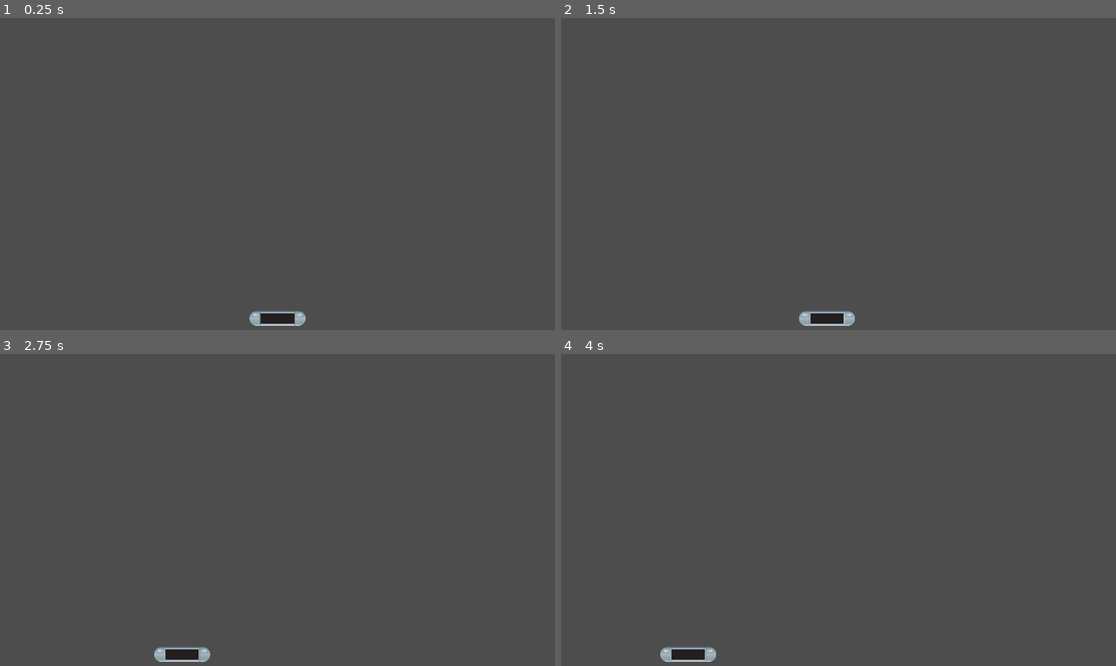
Above: before the commit, frames 1-4 (two rows, left to right).
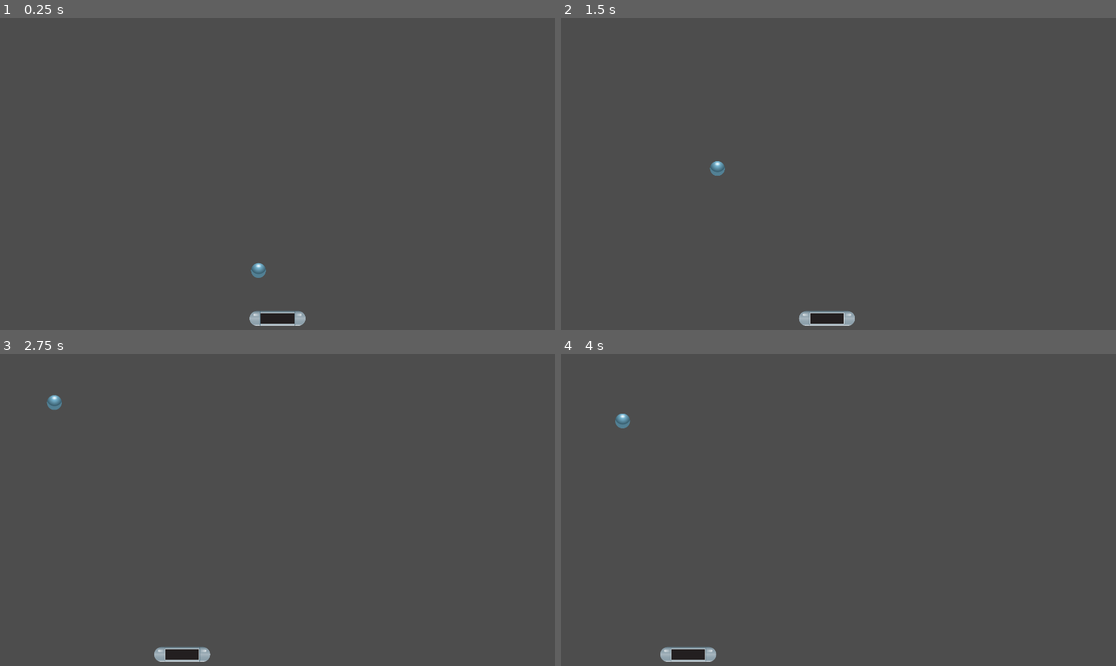
Above: after the commit, the same moments.

Repository: Flapx24/breakout-game
Game: Godot game, scene res://main_scene.tscn
Same seed, same stepped clock (60 frames per second), same inputs: the game is played once before the commit and once after it. The project has no main scene, so this scene is started directly.
Inputs:
- Up to frame 1 (0.25 s): no input
- Up to frame 2 (1.5 s): tap D (move_rigth) at 0.6, 1.35 s; hold A (move_left) from 1.28 s (still down)
- Up to frame 3 (2.75 s): release A (move_left) at 2.03 s; tap D (move_rigth) at 2.1 s
- Up to frame 4 (4 s): tap D (move_rigth) at 2.85, 3.6 s; hold A (move_left) from 3.53 s (still down)

The runs differ from the first frame. In frame 1, 0.1% of the frame differs, in the area x 45-48%, y 78-84%; in frame 2, 0.1%; in frame 3, 0.1%; in frame 4, 0.1%.

Commit message:
Added random initial ball direction and Level 2

Diff:
--- a/ball/ball.gd
+++ b/ball/ball.gd
@@ -2,10 +2,9 @@
 
 var speed = 400
 
-# Dirección de movimiento inicial
-var direction = Vector2(1, -1)
-
 func _ready():
+	var direction_x = [-1, 1].pick_random()
+	var direction = Vector2(direction_x, -1)
 	linear_velocity = direction.normalized() * speed
 
 func _physics_process(delta):
--- a/levels/level1.tscn
+++ b/levels/level1.tscn
@@ -1,8 +1,7 @@
-[gd_scene load_steps=4 format=3 uid="uid://cfeveg7plto18"]
+[gd_scene load_steps=3 format=3 uid="uid://cfeveg7plto18"]
 
 [ext_resource type="PackedScene" uid="uid://ci453e7neocf" path="res://main_scene.tscn" id="1_b3oru"]
 [ext_resource type="PackedScene" uid="uid://0qmyiffywqvo" path="res://brick/brick.tscn" id="2_ua5ty"]
-[ext_resource type="PackedScene" uid="uid://bfdjed5vuxpgw" path="res://ball/ball.tscn" id="3_61w3m"]
 
 [node name="Level1" type="Node2D"]
 
@@ -169,6 +168,3 @@
 
 [node name="Brick63" parent="." instance=ExtResource("2_ua5ty")]
 position = Vector2(816, -456)
-
-[node name="RigidBody2D" parent="." instance=ExtResource("3_61w3m")]
-position = Vector2(0, 400)
--- /dev/null
+++ b/levels/level2.tscn
@@ -0,0 +1,320 @@
+[gd_scene load_steps=3 format=3 uid="uid://beoivltvavxxe"]
+
+[ext_resource type="PackedScene" uid="uid://ci453e7neocf" path="res://main_scene.tscn" id="1_p1d34"]
+[ext_resource type="PackedScene" uid="uid://0qmyiffywqvo" path="res://brick/brick.tscn" id="1_raxm7"]
+
+[node name="Level2" type="Node2D"]
+
+[node name="Main scene" parent="." instance=ExtResource("1_p1d34")]
+
+[node name="Brick" parent="." instance=ExtResource("1_raxm7")]
+position = Vector2(130, -63)
+scale = Vector2(0.6, 0.6)
+
+[node name="Brick2" parent="." instance=ExtResource("1_raxm7")]
+position = Vector2(-130, -63)
+scale = Vector2(0.6, 0.6)
+
+[node name="Brick3" parent="." instance=ExtResource("1_raxm7")]
+position = Vector2(130, -113)
+scale = Vector2(0.6, 0.6)
+
+[node name="Brick4" parent="." instance=ExtResource("1_raxm7")]
+position = Vector2(130, -163)
+scale = Vector2(0.6, 0.6)
+
+[node name="Brick5" parent="." instance=ExtResource("1_raxm7")]
+position = Vector2(130, -213)
+scale = Vector2(0.6, 0.6)
+
+[node name="Brick6" parent="." instance=ExtResource("1_raxm7")]
+position = Vector2(130, -263)
+scale = Vector2(0.6, 0.6)
+
+[node name="Brick7" parent="." instance=ExtResource("1_raxm7")]
+position = Vector2(130, -313)
+scale = Vector2(0.6, 0.6)
+
+[node name="Brick8" parent="." instance=ExtResource("1_raxm7")]
+position = Vector2(130, -363)
+scale = Vector2(0.6, 0.6)
+
+[node name="Brick9" parent="." instance=ExtResource("1_raxm7")]
+position = Vector2(130, -413)
+scale = Vector2(0.6, 0.6)
+
+[node name="Brick10" parent="." instance=ExtResource("1_raxm7")]
+position = Vector2(130, -463)
+scale = Vector2(0.6, 0.6)
+
+[node name="Brick11" parent="." instance=ExtResource("1_raxm7")]
+position = Vector2(-130, -113)
+scale = Vector2(0.6, 0.6)
+
+[node name="Brick12" parent="." instance=ExtResource("1_raxm7")]
+position = Vector2(-130, -163)
+scale = Vector2(0.6, 0.6)
+
+[node name="Brick13" parent="." instance=ExtResource("1_raxm7")]
+position = Vector2(-130, -213)
+scale = Vector2(0.6, 0.6)
+
+[node name="Brick14" parent="." instance=ExtResource("1_raxm7")]
+position = Vector2(-130, -263)
+scale = Vector2(0.6, 0.6)
+
+[node name="Brick15" parent="." instance=ExtResource("1_raxm7")]
+position = Vector2(-130, -313)
+scale = Vector2(0.6, 0.6)
+
+[node name="Brick16" parent="." instance=ExtResource("1_raxm7")]
+position = Vector2(-130, -363)
+scale = Vector2(0.6, 0.6)
+
+[node name="Brick17" parent="." instance=ExtResource("1_raxm7")]
+position = Vector2(-130, -413)
+scale = Vector2(0.6, 0.6)
+
+[node name="Brick18" parent="." instance=ExtResource("1_raxm7")]
+position = Vector2(-130, -463)
+scale = Vector2(0.6, 0.6)
+
+[node name="Brick19" parent="." instance=ExtResource("1_raxm7")]
+position = Vector2(-257, -463)
+scale = Vector2(0.6, 0.6)
+
+[node name="Brick20" parent="." instance=ExtResource("1_raxm7")]
+position = Vector2(-384, -463)
+scale = Vector2(0.6, 0.6)
+
+[node name="Brick21" parent="." instance=ExtResource("1_raxm7")]
+position = Vector2(-511, -463)
+scale = Vector2(0.6, 0.6)
+
+[node name="Brick22" parent="." instance=ExtResource("1_raxm7")]
+position = Vector2(-638, -463)
+scale = Vector2(0.6, 0.6)
+
+[node name="Brick23" parent="." instance=ExtResource("1_raxm7")]
+position = Vector2(-765, -463)
+scale = Vector2(0.6, 0.6)
+
+[node name="Brick24" parent="." instance=ExtResource("1_raxm7")]
+position = Vector2(-892, -463)
+scale = Vector2(0.6, 0.6)
+
+[node name="Brick31" parent="." instance=ExtResource("1_raxm7")]
+position = Vector2(257, -463)
+scale = Vector2(0.6, 0.6)
+
+[node name="Brick32" parent="." instance=ExtResource("1_raxm7")]
+position = Vector2(384, -463)
+scale = Vector2(0.6, 0.6)
+
+[node name="Brick33" parent="." instance=ExtResource("1_raxm7")]
+position = Vector2(511, -463)
+scale = Vector2(0.6, 0.6)
+
+[node name="Brick34" parent="." instance=ExtResource("1_raxm7")]
+position = Vector2(638, -463)
+scale = Vector2(0.6, 0.6)
+
+[node name="Brick35" parent="." instance=ExtResource("1_raxm7")]
+position = Vector2(765, -463)
+scale = Vector2(0.6, 0.6)
+
+[node name="Brick36" parent="." instance=ExtResource("1_raxm7")]
+position = Vector2(892, -463)
+scale = Vector2(0.6, 0.6)
+
+[node name="Brick223" parent="." instance=ExtResource("1_raxm7")]
+position = Vector2(257, -413)
+scale = Vector2(0.6, 0.6)
+
+[node name="Brick225" parent="." instance=ExtResource("1_raxm7")]
+position = Vector2(511, -413)
+scale = Vector2(0.6, 0.6)
+
+[node name="Brick227" parent="." instance=ExtResource("1_raxm7")]
+position = Vector2(765, -413)
+scale = Vector2(0.6, 0.6)
+
+[node name="Brick230" parent="." instance=ExtResource("1_raxm7")]
+position = Vector2(384, -363)
+scale = Vector2(0.6, 0.6)
+
+[node name="Brick232" parent="." instance=ExtResource("1_raxm7")]
+position = Vector2(638, -363)
+scale = Vector2(0.6, 0.6)
+
+[node name="Brick234" parent="." instance=ExtResource("1_raxm7")]
+position = Vector2(892, -363)
+scale = Vector2(0.6, 0.6)
+
+[node name="Brick235" parent="." instance=ExtResource("1_raxm7")]
+position = Vector2(257, -313)
+scale = Vector2(0.6, 0.6)
+
+[node name="Brick237" parent="." instance=ExtResource("1_raxm7")]
+position = Vector2(511, -313)
+scale = Vector2(0.6, 0.6)
+
+[node name="Brick239" parent="." instance=ExtResource("1_raxm7")]
+position = Vector2(765, -313)
+scale = Vector2(0.6, 0.6)
+
+[node name="Brick242" parent="." instance=ExtResource("1_raxm7")]
+position = Vector2(384, -263)
+scale = Vector2(0.6, 0.6)
+
+[node name="Brick244" parent="." instance=ExtResource("1_raxm7")]
+position = Vector2(638, -263)
+scale = Vector2(0.6, 0.6)
+
+[node name="Brick246" parent="." instance=ExtResource("1_raxm7")]
+position = Vector2(892, -263)
+scale = Vector2(0.6, 0.6)
+
+[node name="Brick247" parent="." instance=ExtResource("1_raxm7")]
+position = Vector2(257, -213)
+scale = Vector2(0.6, 0.6)
+
+[node name="Brick249" parent="." instance=ExtResource("1_raxm7")]
+position = Vector2(511, -213)
+scale = Vector2(0.6, 0.6)
+
+[node name="Brick251" parent="." instance=ExtResource("1_raxm7")]
+position = Vector2(765, -213)
+scale = Vector2(0.6, 0.6)
+
+[node name="Brick254" parent="." instance=ExtResource("1_raxm7")]
+position = Vector2(384, -163)
+scale = Vector2(0.6, 0.6)
+
+[node name="Brick256" parent="." instance=ExtResource("1_raxm7")]
+position = Vector2(638, -163)
+scale = Vector2(0.6, 0.6)
+
+[node name="Brick258" parent="." instance=ExtResource("1_raxm7")]
+position = Vector2(892, -163)
+scale = Vector2(0.6, 0.6)
+
+[node name="Brick259" parent="." instance=ExtResource("1_raxm7")]
+position = Vector2(257, -113)
+scale = Vector2(0.6, 0.6)
+
+[node name="Brick261" parent="." instance=ExtResource("1_raxm7")]
+position = Vector2(511, -113)
+scale = Vector2(0.6, 0.6)
+
+[node name="Brick263" parent="." instance=ExtResource("1_raxm7")]
+position = Vector2(765, -113)
+scale = Vector2(0.6, 0.6)
+
+[node name="Brick266" parent="." instance=ExtResource("1_raxm7")]
+position = Vector2(384, -63)
+scale = Vector2(0.6, 0.6)
+
+[node name="Brick268" parent="." instance=ExtResource("1_raxm7")]
+position = Vector2(638, -63)
+scale = Vector2(0.6, 0.6)
+
+[node name="Brick270" parent="." instance=ExtResource("1_raxm7")]
+position = Vector2(892, -63)
+scale = Vector2(0.6, 0.6)
+
+[node name="Brick25" parent="." instance=ExtResource("1_raxm7")]
+position = Vector2(-257, -413)
+scale = Vector2(0.6, 0.6)
+
+[node name="Brick27" parent="." instance=ExtResource("1_raxm7")]
+position = Vector2(-511, -413)
+scale = Vector2(0.6, 0.6)
+
+[node name="Brick29" parent="." instance=ExtResource("1_raxm7")]
+position = Vector2(-765, -413)
+scale = Vector2(0.6, 0.6)
+
+[node name="Brick38" parent="." instance=ExtResource("1_raxm7")]
+position = Vector2(-384, -363)
+scale = Vector2(0.6, 0.6)
+
+[node name="Brick40" parent="." instance=ExtResource("1_raxm7")]
+position = Vector2(-638, -363)
+scale = Vector2(0.6, 0.6)
+
+[node name="Brick42" parent="." instance=ExtResource("1_raxm7")]
+position = Vector2(-892, -363)
+scale = Vector2(0.6, 0.6)
+
+[node name="Brick43" parent="." instance=ExtResource("1_raxm7")]
+position = Vector2(-257, -313)
+scale = Vector2(0.6, 0.6)
+
+[node name="Brick45" parent="." instance=ExtResource("1_raxm7")]
+position = Vector2(-511, -313)
+scale = Vector2(0.6, 0.6)
+
+[node name="Brick47" parent="." instance=ExtResource("1_raxm7")]
+position = Vector2(-765, -313)
+scale = Vector2(0.6, 0.6)
+
+[node name="Brick50" parent="." instance=ExtResource("1_raxm7")]
+position = Vector2(-384, -263)
+scale = Vector2(0.6, 0.6)
+
+[node name="Brick52" parent="." instance=ExtResource("1_raxm7")]
+position = Vector2(-638, -263)
+scale = Vector2(0.6, 0.6)
+
+[node name="Brick54" parent="." instance=ExtResource("1_raxm7")]
+position = Vector2(-892, -263)
+scale = Vector2(0.6, 0.6)
+
+[node name="Brick55" parent="." instance=ExtResource("1_raxm7")]
+position = Vector2(-257, -213)
+scale = Vector2(0.6, 0.6)
+
+[node name="Brick57" parent="." instance=ExtResource("1_raxm7")]
+position = Vector2(-511, -213)
+scale = Vector2(0.6, 0.6)
+
+[node name="Brick59" parent="." instance=ExtResource("1_raxm7")]
+position = Vector2(-765, -213)
+scale = Vector2(0.6, 0.6)
+
+[node name="Brick62" parent="." instance=ExtResource("1_raxm7")]
+position = Vector2(-384, -163)
+scale = Vector2(0.6, 0.6)
+
+[node name="Brick64" parent="." instance=ExtResource("1_raxm7")]
+position = Vector2(-638, -163)
+scale = Vector2(0.6, 0.6)
+
+[node name="Brick66" parent="." instance=ExtResource("1_raxm7")]
+position = Vector2(-892, -163)
+scale = Vector2(0.6, 0.6)
+
+[node name="Brick67" parent="." instance=ExtResource("1_raxm7")]
+position = Vector2(-257, -113)
+scale = Vector2(0.6, 0.6)
+
+[node name="Brick69" parent="." instance=ExtResource("1_raxm7")]
+position = Vector2(-511, -113)
+scale = Vector2(0.6, 0.6)
+
+[node name="Brick71" parent="." instance=ExtResource("1_raxm7")]
+position = Vector2(-765, -113)
+scale = Vector2(0.6, 0.6)
+
+[node name="Brick74" parent="." instance=ExtResource("1_raxm7")]
+position = Vector2(-384, -63)
+scale = Vector2(0.6, 0.6)
+
+[node name="Brick76" parent="." instance=ExtResource("1_raxm7")]
+position = Vector2(-638, -63)
+scale = Vector2(0.6, 0.6)
+
+[node name="Brick78" parent="." instance=ExtResource("1_raxm7")]
+position = Vector2(-892, -63)
+scale = Vector2(0.6, 0.6)
--- a/main_scene.tscn
+++ b/main_scene.tscn
@@ -1,6 +1,7 @@
-[gd_scene load_steps=5 format=3 uid="uid://ci453e7neocf"]
+[gd_scene load_steps=6 format=3 uid="uid://ci453e7neocf"]
 
 [ext_resource type="PackedScene" uid="uid://isf6xten4rwy" path="res://paddle/paddle.tscn" id="1_0f027"]
+[ext_resource type="PackedScene" uid="uid://bfdjed5vuxpgw" path="res://ball/ball.tscn" id="2_2c62f"]
 
 [sub_resource type="WorldBoundaryShape2D" id="WorldBoundaryShape2D_0f027"]
 distance = -540.0
@@ -40,3 +41,6 @@
 [node name="CollisionShape2D" type="CollisionShape2D" parent="StaticBody2D4"]
 rotation = -1.5708
 shape = SubResource("WorldBoundaryShape2D_gyfs4")
+
+[node name="RigidBody2D" parent="." instance=ExtResource("2_2c62f")]
+position = Vector2(0, 400)
